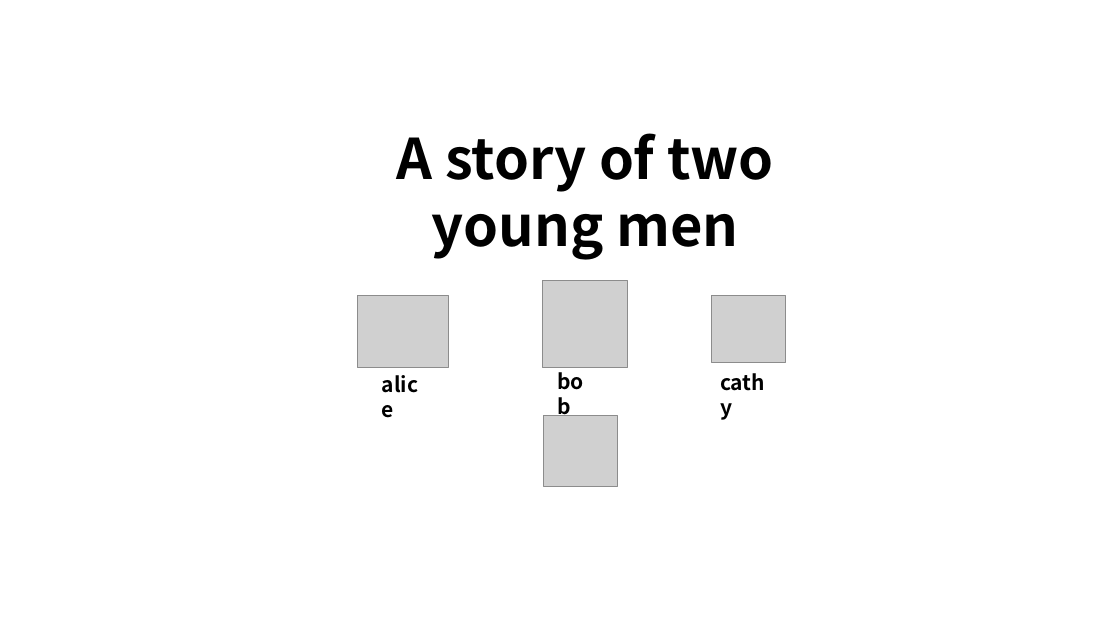
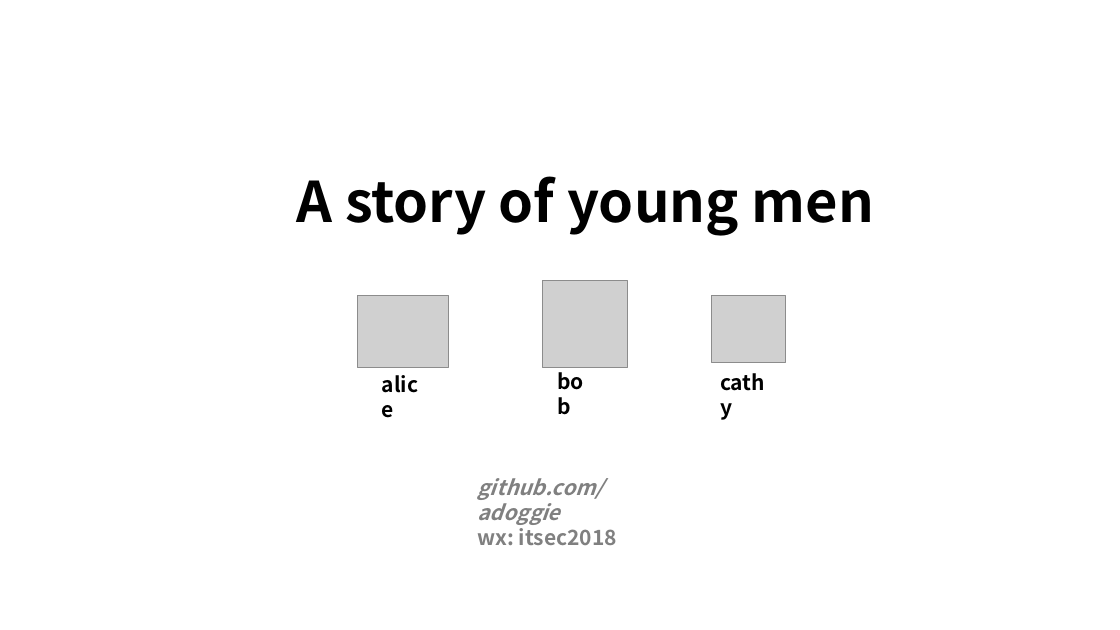
Before and after one commit to IsablleD/SummerRain, a slide deck: slide 1 of PrettyTalker/Alice-and-Bob-Story.pptx. Drawn at 1120x630 pixels with LibreOffice and Linux fonts; fonts in the diff are those of the drawing; grey boxes stand for pictures. Boxes give left, top, right and bottom in pixels: in the first picture for what was removed or moved away, otherwise in the second. Text is boxed around its words. In the diff, an @@ line names an element or a change of style, - is before the commit and + after.

```diff
--- a/PrettyTalker/Alice-and-Bob-Story.pptx
+++ b/PrettyTalker/Alice-and-Bob-Story.pptx
@@ text at [296,176,874,236]: text changed @@
-A story of two young men
+A story of young men
@@ picture removed at [544,416,617,487] @@
@@ text added at [477,478,617,545], 18 pt, text #808080, bold, italic @@
+github.com/adoggie
+wx: itsec2018
```
Also in this commit, not shown: 4 other slides changed, 1 slide added, 1 slide removed, 8 other files.
